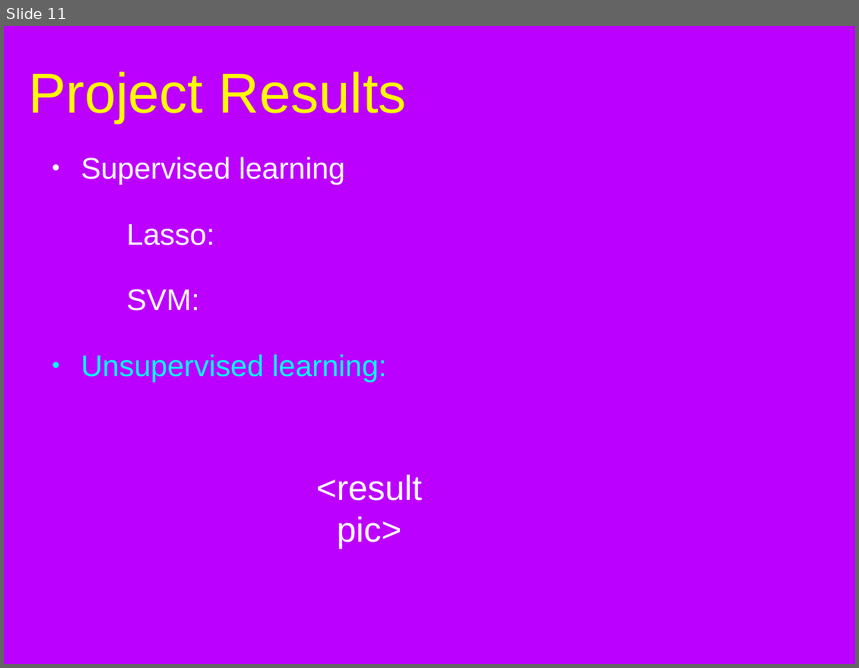
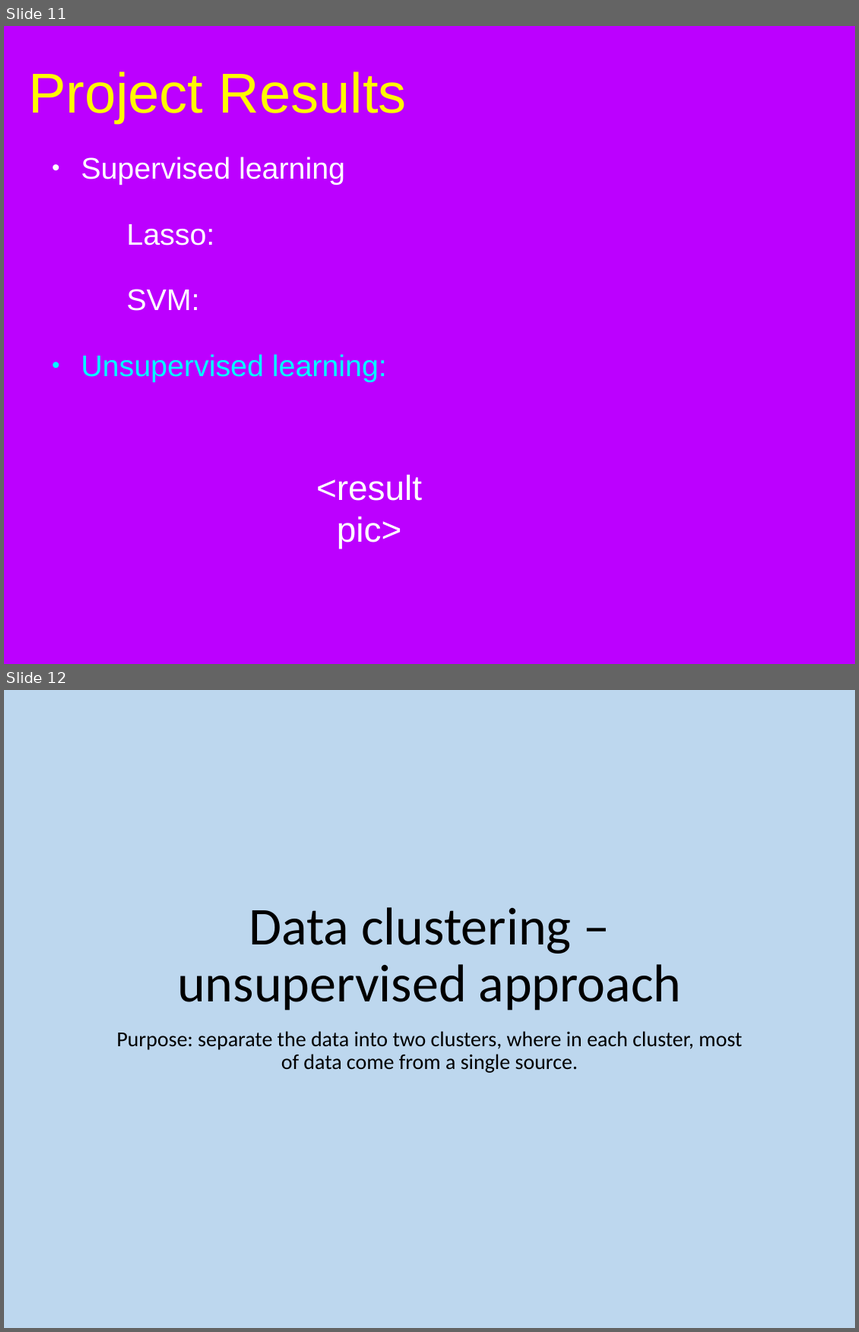
Before and after one commit to bx3/EE595, a slide deck: document/595combine.pptx. Shown one above the other, each under a label of ours: slide 11 before the commit, slides 11 and 12 after it. The pictures are 859x668 and 859x1332 pixels, drawn with LibreOffice and Linux fonts; fonts in the diff are those of the drawing; background and template pictures are left out. Boxes give left, top, right and bottom in pixels: in the first picture for what was removed or moved away, otherwise in the second. Text is boxed around its words. In the diff, an @@ line names an element or a change of style, - is before the commit and + after.

```diff
--- a/document/595combine.pptx
+++ b/document/595combine.pptx
@@ slide 12 added at [4,690,855,1328], background #BDD7EE @@
@@ title added at [177,907,682,1011], 64 pt, text #000000 @@
+Data clustering – unsupervised approach
@@ subtitle added at [116,1031,742,1073], 25.6 pt, text #000000 @@
+Purpose: separate the data into two clusters, where in each cluster, most of data come from a single source.
```
Also in this commit, not shown: 5 slides changed, 13 other slides added, 1 slide removed.
